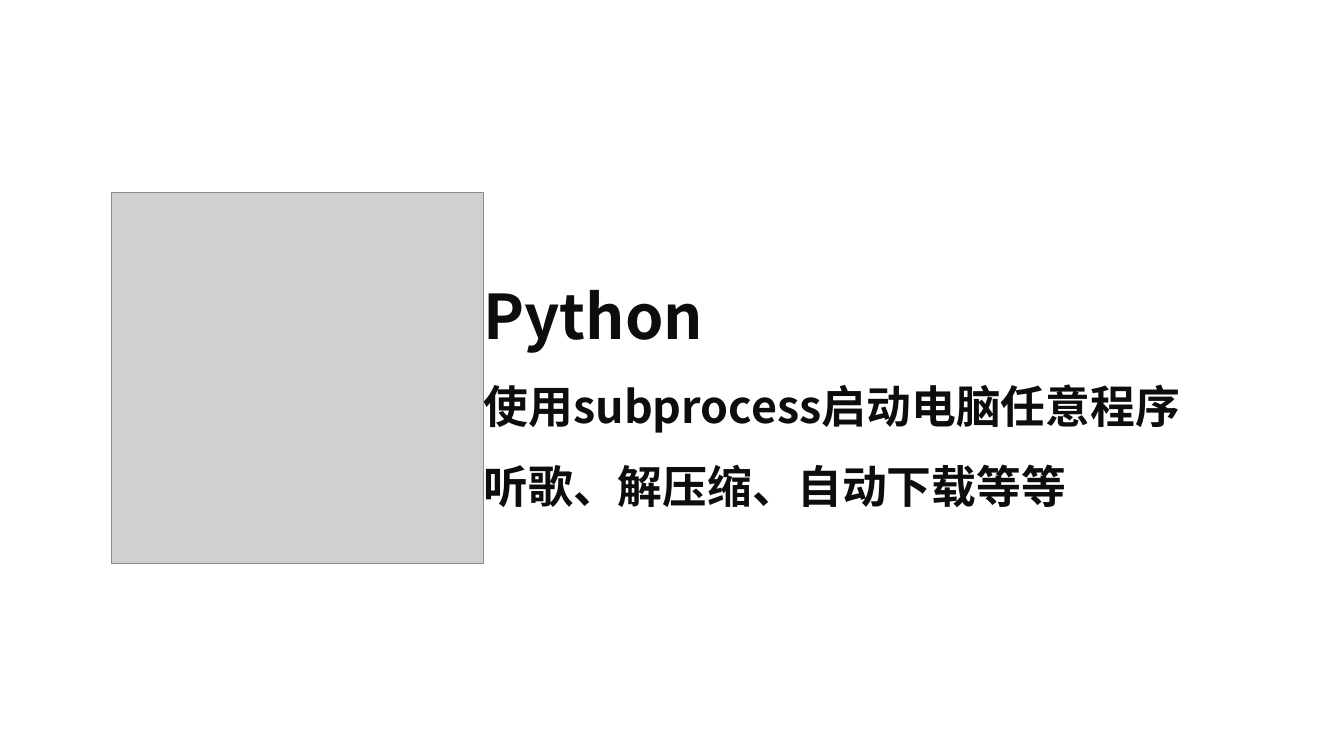
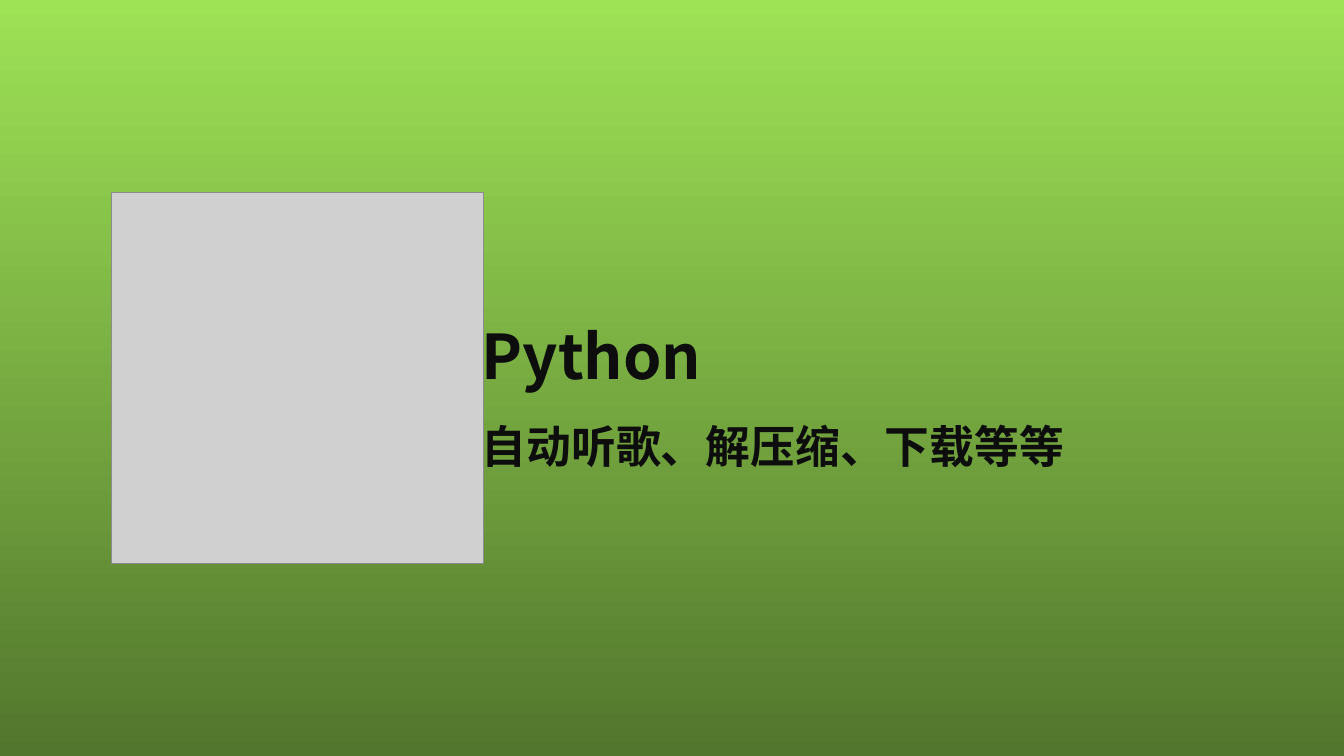
Before and after one commit to peiss/ant-learn-python-concurrent, a slide deck: slide 49 of Python并发编程简介.pptx. Drawn at 1344x756 pixels with LibreOffice and Linux fonts; fonts in the diff are those of the drawing; grey boxes stand for pictures. Boxes give left, top, right and bottom in pixels: in the first picture for what was removed or moved away, otherwise in the second. Text is boxed around its words. In the diff, an @@ line names an element or a change of style, - is before the commit and + after.

Commit message:
xx

```diff
--- a/Python并发编程简介.pptx
+++ b/Python并发编程简介.pptx
@@ background #FFFFFF to gradient #9EE256 to #52762D @@
@@ text "Python": place and size @@
-text "Python" at <box>484,290,1181,507</box>
+text "Python" at <box>482,316,1065,475</box>
@@ text at <box>482,418,1065,475</box>: text changed @@
-使用subprocess启动电脑任意程序
-听歌、解压缩、自动下载等等
+自动听歌、解压缩、下载等等
```
